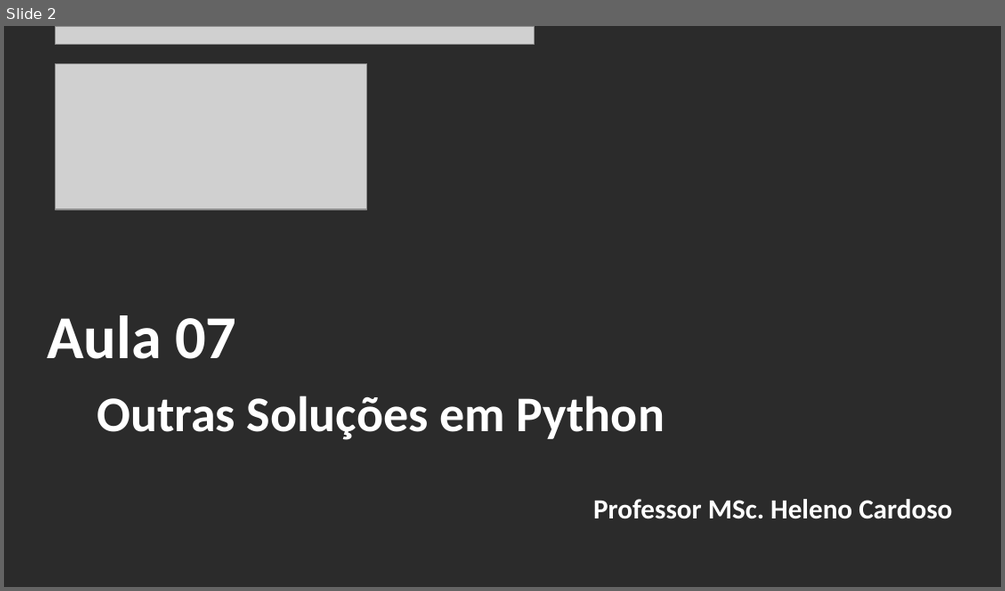
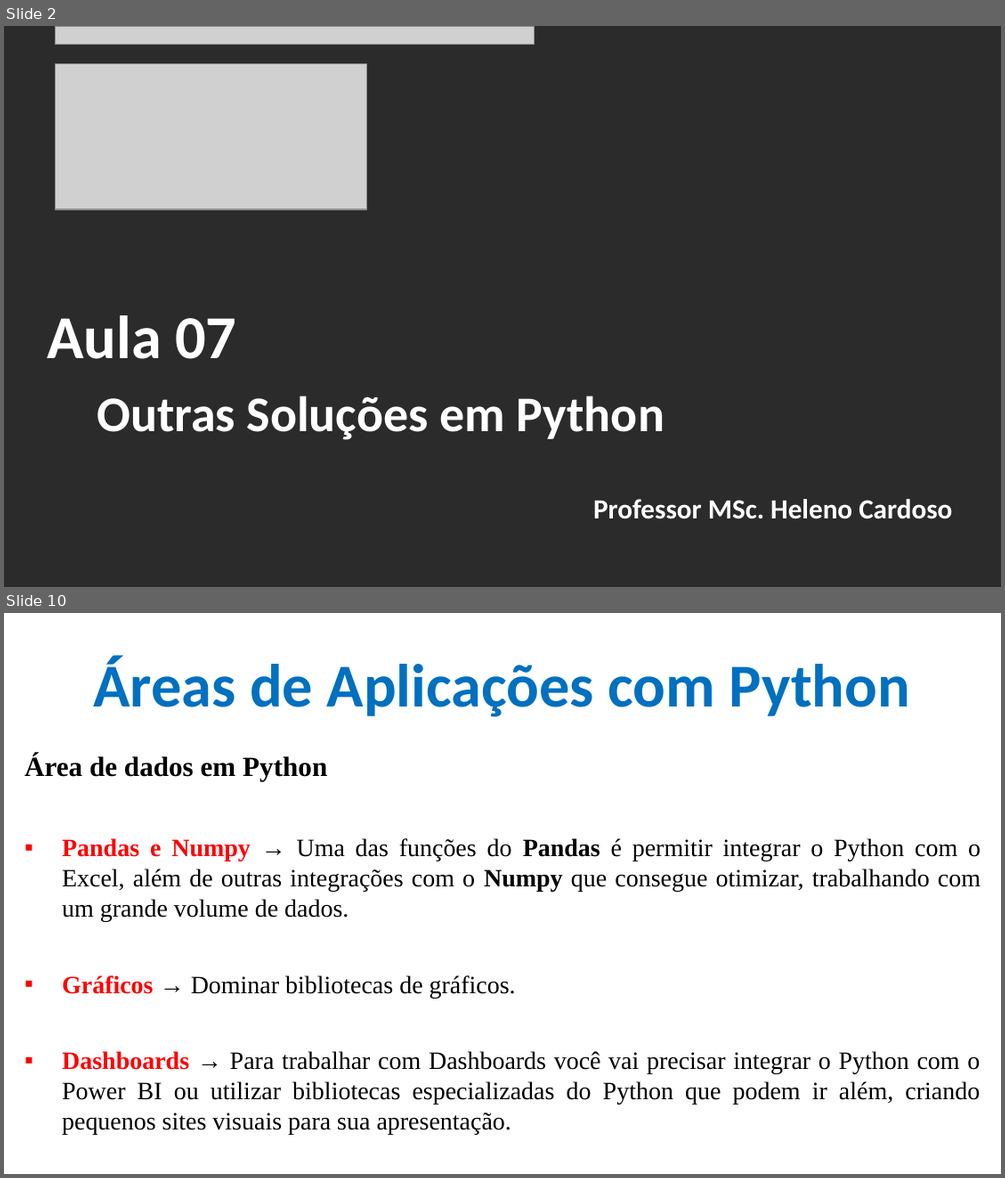
Before and after one commit to CloudEducationBrazil/WydenArea1AplicacaoCloudIndustria40Python, a slide deck: 01 Classes/Aula 07 - Aplicação Cloud Indústria 40 Python IoT Plataforma Outras Soluções.pptx. Shown one above the other, each under a label of ours: slide 2 before the commit, slides 2 and 10 after it; the slides between them are not shown. The pictures are 1005x591 and 1005x1178 pixels, drawn with LibreOffice and Linux fonts; fonts in the diff are those of the drawing; grey boxes stand for pictures; background and template pictures are left out; a plain dark background stands for a picture behind light text. Boxes give left, top, right and bottom in pixels: in the first picture for what was removed or moved away, otherwise in the second. Text is boxed around its words. In the diff, an @@ line names an element or a change of style, - is before the commit and + after.

Commit message:
Aula 07 Python IoT 16042023

```diff
--- a/01 Classes/Aula 07 - Aplicação Cloud Indústria 40 Python IoT Plataforma Outras Soluções.pptx
+++ b/01 Classes/Aula 07 - Aplicação Cloud Indústria 40 Python IoT Plataforma Outras Soluções.pptx
@@ slide 10 added at box(4, 613, 1001, 1174), background picture (left out) @@
@@ title added at box(93, 656, 910, 717), 44 pt, text #0070C0, bold @@
+Áreas de Aplicações com Python
@@ text added at box(24, 755, 980, 1134), 18 pt, text #000000 @@
+Área de dados em Python
+▪ Pandas e Numpy → Uma das funções do Pandas é permitir integrar o Python com o Excel, além de outras integrações com o Numpy que consegue otimizar, trabalhando com um grande volume de dados.
+▪ Gráficos → Dominar bibliotecas de gráficos.
+▪ Dashboards → Para trabalhar com Dashboards você vai precisar integrar o Python com o Power BI ou utilizar bibliotecas especializadas do Python que podem ir além, criando pequenos sites visuais para sua apresentação.
```
Also in this commit, not shown: 4 slides changed, 15 other slides added, 1 slide removed, 2 other files.
